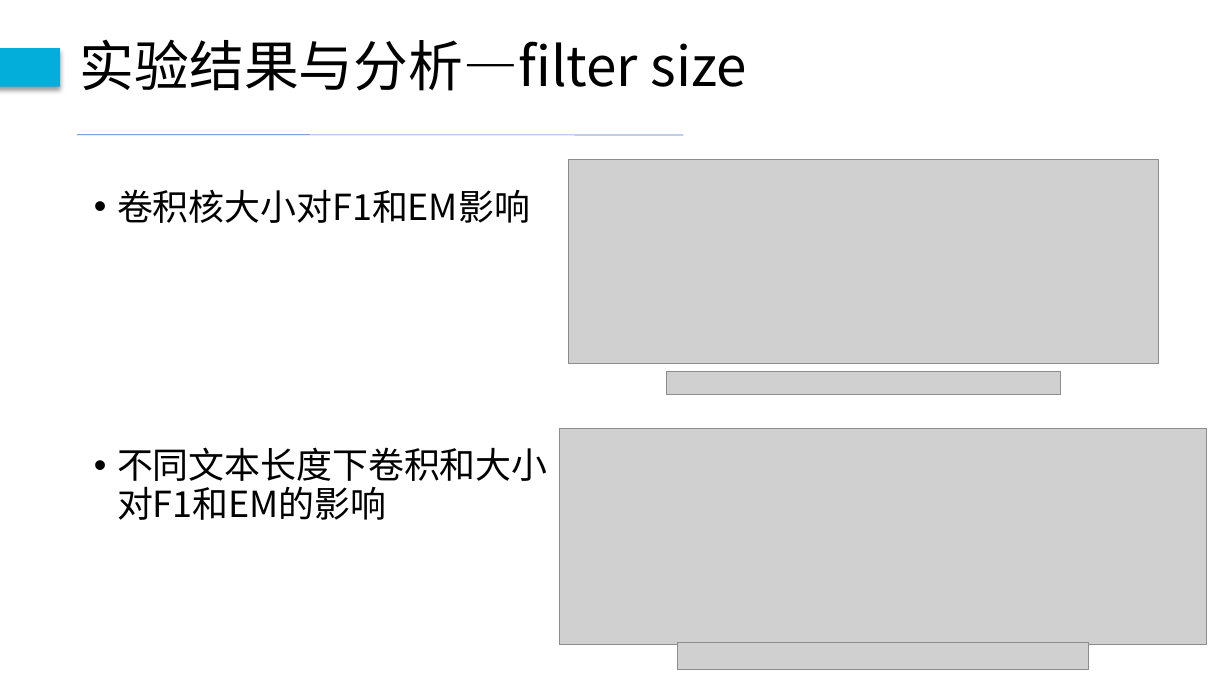
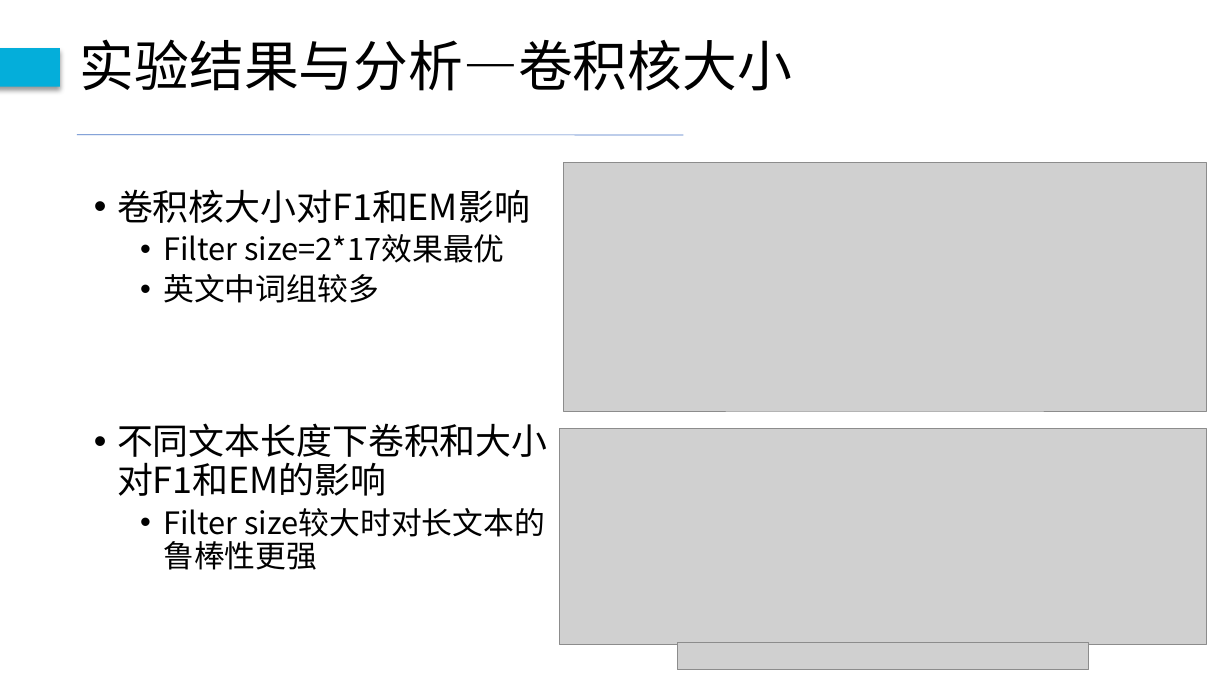
Before and after one commit to ZhouDavid/UnderGraduProject, a slide deck: slide 12 of 毕设论文/毕设终期答辩-周建宇.pptx (slide 10 before the commit). Drawn at 1232x693 pixels with LibreOffice and Linux fonts; fonts in the diff are those of the drawing; grey boxes stand for pictures. Boxes give left, top, right and bottom in pixels: in the first picture for what was removed or moved away, otherwise in the second. Text is boxed around its words. In the diff, an @@ line names an element or a change of style, - is before the commit and + after.

```diff
--- a/毕设论文/毕设终期答辩-周建宇.pptx
+++ b/毕设论文/毕设终期答辩-周建宇.pptx
@@ text at (80, 39, 792, 91): text changed @@
-实验结果与分析—filter size
+实验结果与分析—卷积核大小
@@ picture: place and size @@
-picture at (568, 160, 1158, 363)
+picture at (564, 163, 1207, 411)
@@ text at (163, 234, 505, 303): paragraphs added @@
+  • Filter size=2*17效果最优
+  • 英文中词组较多
@@ picture removed at (666, 372, 1061, 395) @@
@@ text at (163, 509, 237, 542): paragraph added @@
+  • Filter size较大时对长文本的鲁棒性更强
```
Also in this commit, not shown: 12 other slides changed, 9 slides added, 4 other files.
